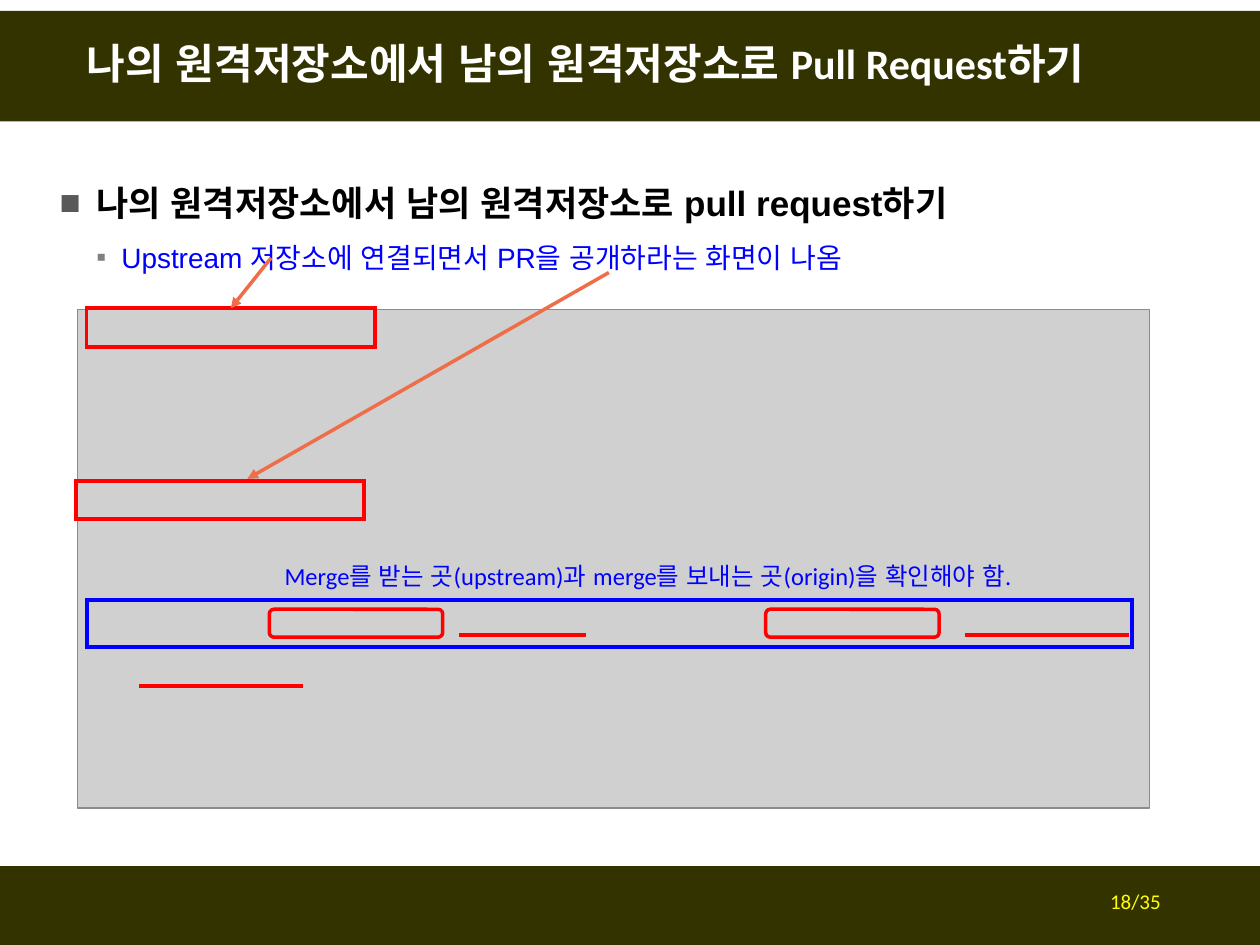
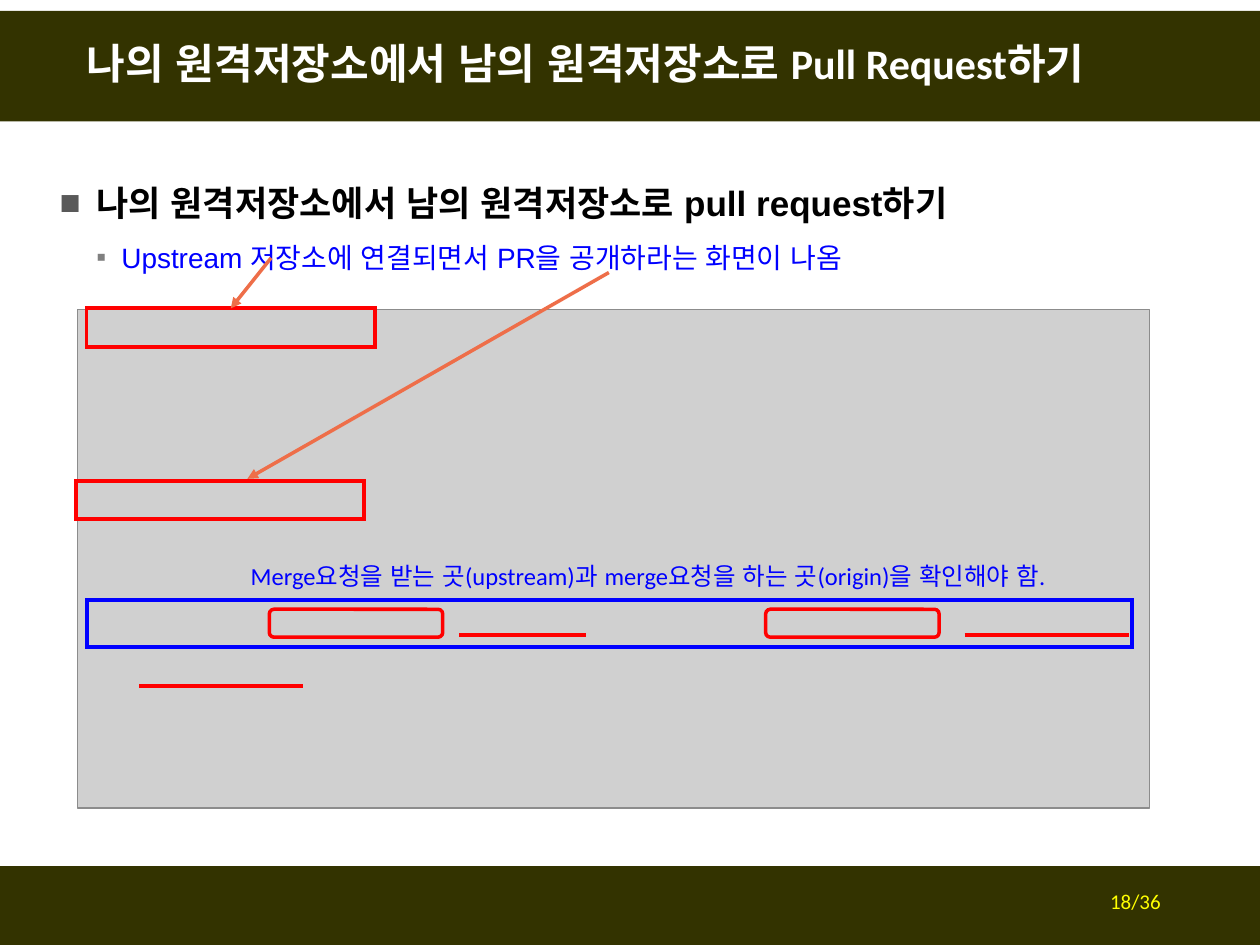
Before and after one commit to fasthill/github-lecture, a slide deck: slide 18 of git및github첫걸음3-forkclonePR.pptx. Drawn at 1260x945 pixels with LibreOffice and Linux fonts; fonts in the diff are those of the drawing; grey boxes stand for pictures. Boxes give left, top, right and bottom in pixels: in the first picture for what was removed or moved away, otherwise in the second. Text is boxed around its words. In the diff, an @@ line names an element or a change of style, - is before the commit and + after.

```diff
--- a/git및github첫걸음3-forkclonePR.pptx
+++ b/git및github첫걸음3-forkclonePR.pptx
@@ text at (251, 564, 1045, 590): text changed @@
-Merge를 받는 곳(upstream)과 merge를 보내는 곳(origin)을 확인해야 함.
+Merge요청을 받는 곳(upstream)과 merge요청을 하는 곳(origin)을 확인해야 함.
@@ page number at (1110, 894, 1161, 910): text changed @@
-18/35
+18/36
```
Also in this commit, not shown: 6 other slides changed, 1 slide added.
